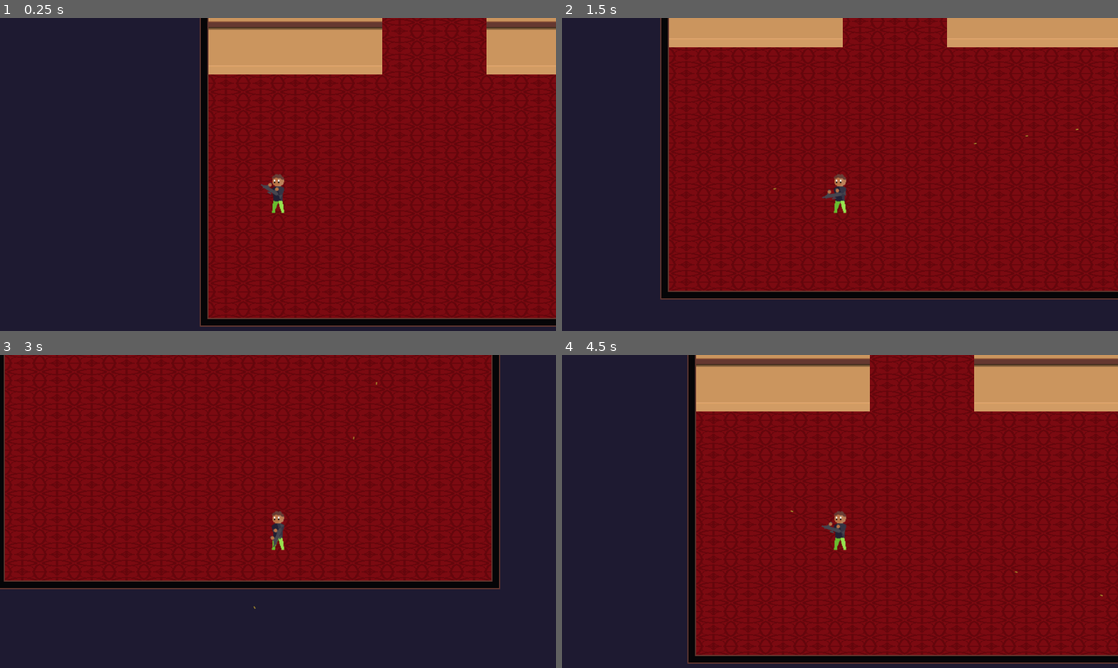
Above: before the commit, frames 1-4 (two rows, left to right).
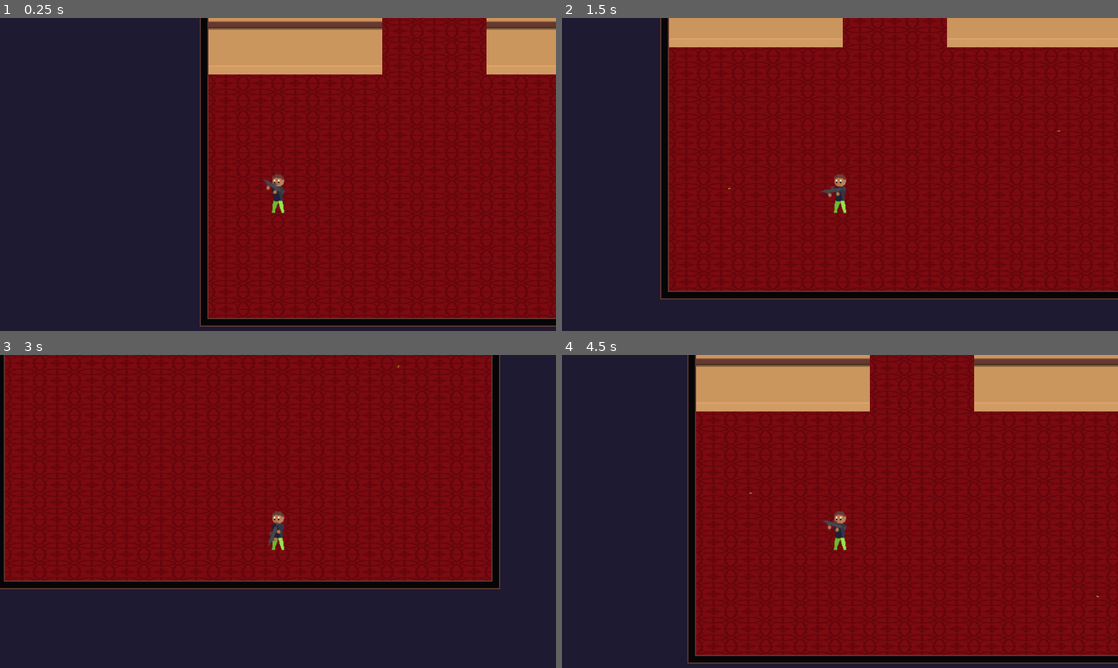
Above: after the commit, the same moments.

Repository: sirBamson/borlaier
Game: Godot game, scene res://Scenes/SceneController.tscn
Two runs of this game, one before a commit and one after it. Both use one fixed random seed, a clock stepped at 60 frames per second and the inputs below.
Inputs (mouse positions are in pixels of both pictures, inside the frame that each line leads up to):
- Up to frame 1 (0.25 s): no input
- Up to frame 2 (1.5 s): tap Enter (ui_accept) at 0.5, 0.77 s; move the mouse to (962, 174) at 0.52 s; hold Right (ui_right) 0.53-1.28 s; hold Space (fire) 0.53-1.28 s; move the mouse to (728, 208) at 1.27 s; hold Down (ui_down) from 1.28 s (still down); tap Space (fire) at 1.35 s
- Up to frame 3 (3 s): tap Enter (ui_accept) at 1.52 s; move the mouse to (333, 452) at 2.02 s; release Down (ui_down) at 2.03 s; hold Right (ui_right) 2.03-2.78 s; hold Space (fire) 2.03-2.78 s; move the mouse to (250, 599) at 2.77 s; hold Up (ui_up) from 2.78 s (still down); tap Space (fire) at 2.85 s
- Up to frame 4 (4.5 s): tap Enter (ui_accept) at 3.02, 3.77 s; move the mouse to (1006, 580) at 3.52 s; release Up (ui_up) at 3.53 s; hold Space (fire) 3.53-4.28 s; hold Left (ui_left) from 3.53 s (still down); move the mouse to (673, 477) at 4.27 s; tap Space (fire) at 4.35 s

The runs differ from the first frame. In frame 1, less than 0.1% of the frame differs, in the area x 46-52%, y 51-57%; in frame 2, less than 0.1%, in the area x 29-93%, y 35-58%; in frame 3, less than 0.1%; in frame 4, less than 0.1%.

Commit message:
Fixed gun rotation and bullet sounds

Diff:
--- a/Scenes/Bullet.tscn
+++ b/Scenes/Bullet.tscn
@@ -8,6 +8,8 @@
 height = 4.0
 
 [node name="Bullet" type="RigidBody2D"]
+collision_layer = 8
+collision_mask = 141
 contacts_reported = 1
 contact_monitor = true
 script = ExtResource( 2 )
--- a/Scenes/Gun.tscn
+++ b/Scenes/Gun.tscn
@@ -1,8 +1,17 @@
-[gd_scene load_steps=3 format=2]
+[gd_scene load_steps=4 format=2]
 
 [ext_resource path="res://Assets/weapon_prototype.png" type="Texture" id=1]
 [ext_resource path="res://Scripts/Gun.gd" type="Script" id=2]
+[ext_resource path="res://Assets/Sounds/bullet.wav" type="AudioStream" id=3]
 
 [node name="Gun" type="Sprite"]
 texture = ExtResource( 1 )
 script = ExtResource( 2 )
+bullet_speed = 1500
+
+[node name="BulletSpawn" type="Position2D" parent="."]
+position = Vector2( 25, -4 )
+
+[node name="BulletSound" type="AudioStreamPlayer2D" parent="."]
+stream = ExtResource( 3 )
+volume_db = -10.0
--- a/Scripts/Gun.gd
+++ b/Scripts/Gun.gd
@@ -4,22 +4,30 @@
 export var bullet_speed = 1000
 export var fire_rate = 0.12
 
-var bullet = preload("res://Scenes/Bullet.tscn")
+var bullet = load("res://Scenes/Bullet.tscn")
 var can_fire = true
-var a = 0
-#var gun_position = $"/root/PlayerGlobals"
-#var dif = Vector2(200)
 
 
-func _process(delta: float) -> void:
+func _physics_process(delta: float) -> void:
 	look_at(get_global_mouse_position())
-	var bullet_instance = bullet.instance()
+
+
+
+	if get_global_mouse_position().x < global_position.x:
+		scale = Vector2(1, -1)
+	else:
+		scale = Vector2(1, 1)
+
 
 	if Input.is_action_pressed("fire") and can_fire:
-		bullet_instance.position = get_global_position() + (Vector2(23, -4).rotated(rotation))
-		bullet_instance.rotation_degrees = rotation_degrees
+		$BulletSound.play()
+		var bullet_instance = bullet.instance()
+		bullet_instance.global_position = $BulletSpawn.global_position
+		bullet_instance.rotation = rotation
 		bullet_instance.apply_impulse(Vector2(), Vector2(bullet_speed, 0).rotated(rotation))
-		get_tree().get_root().add_child(bullet_instance)
+		get_node("/root/SceneController").get_child(0).add_child(bullet_instance)
+
+		# Regulates rate of fire
 		can_fire = false
 		yield(get_tree().create_timer(fire_rate),"timeout")
 		can_fire = true
Not shown, added: Assets/Sounds/bullet.wav.import
Not shown, added: Assets/Sounds/bullet.wav
